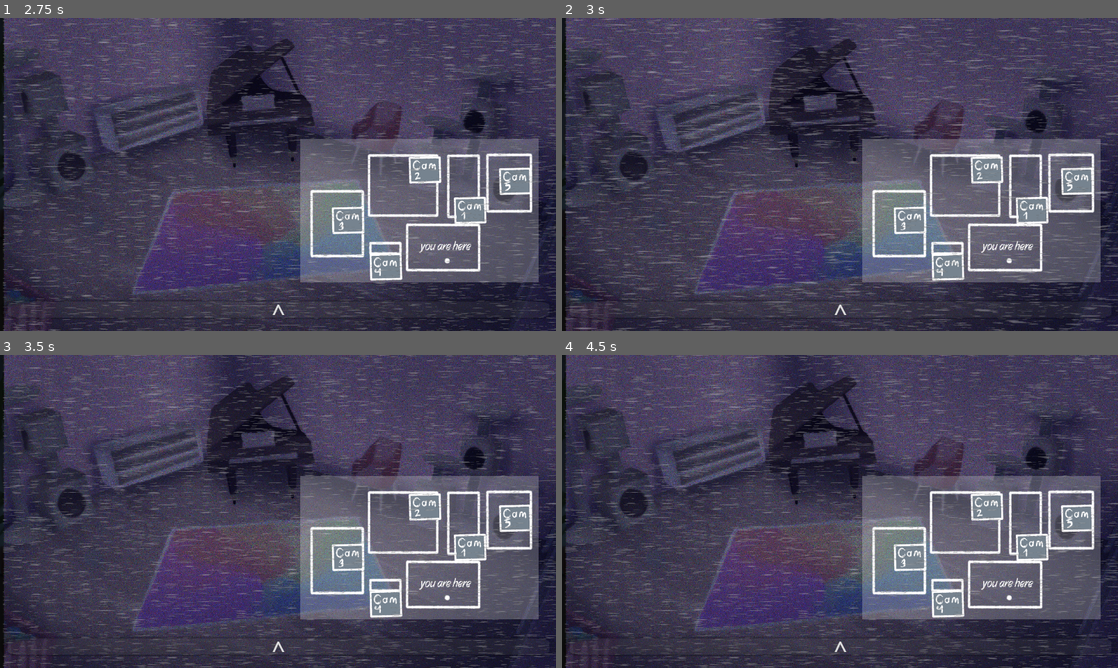
Above: before the commit, frames 1-4 (two rows, left to right).
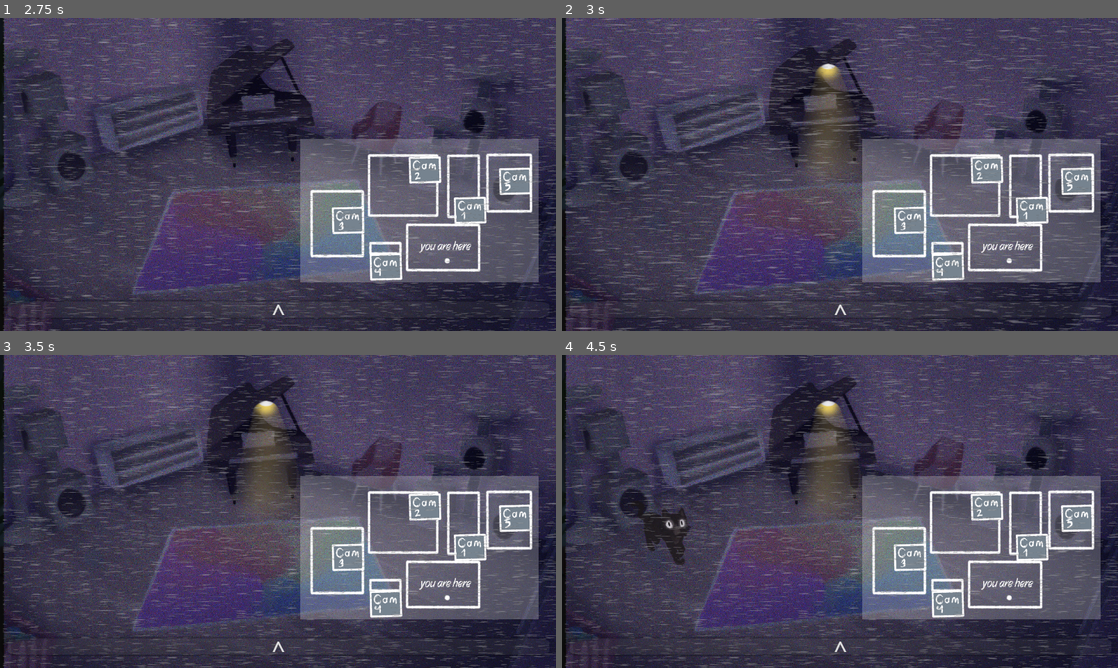
Above: after the commit, the same moments.

Repository: GrayAndWise/MeowsacreGame
Game: Godot game, scene res://office.tscn
The game is run twice, just before and just after one commit, with the same random seed, the same clock (stepped at 60 frames per second) and the same inputs. This scene is started directly instead of the project's main scene.
Inputs (mouse positions are in pixels of both pictures, inside the frame that each line leads up to):
- Up to frame 1 (2.75 s): tap Enter at 0.5 s; move the mouse to (278, 312) at 0.52 s; press the mouse at (278, 312) at 0.53 s; move the mouse to (166, 190) at 1.27 s; release the mouse at (166, 190) at 1.28 s; click (166, 190) at 1.35 s; move the mouse to (333, 105) at 2.02 s; press the mouse at (333, 105) at 2.03 s
- Up to frame 2 (3 s): move the mouse to (812, 237) at 2.77 s; release the mouse at (812, 237) at 2.78 s; click (812, 237) at 2.85 s
- Up to frame 3 (3.5 s): no input
- Up to frame 4 (4.5 s): move the mouse to (1006, 558) at 3.52 s; press the mouse at (1006, 558) at 3.53 s; move the mouse to (673, 464) at 4.27 s; release the mouse at (673, 464) at 4.28 s; click (673, 464) at 4.35 s

Frame 1 is identical in both runs. In frame 2, 2.1% of the frame differs, in the area x 44-53%, y 14-50%; in frame 3, 2.1%; in frame 4, 2.9%, in the area x 13-53%, y 14-68%.

Commit message:
Light update
The lights work and now George can be spotted

Diff:
--- a/office.tscn
+++ b/office.tscn
@@ -656,9 +656,10 @@
 stream = ExtResource("55_f2u8t")
 
 [node name="doorAppear" type="AnimatedSprite2D" parent="George" unique_id=1034035781]
-position = Vector2(608.00006, 251)
-scale = Vector2(0.7872033, 0.81)
+position = Vector2(608.00006, 251.8557)
+scale = Vector2(0.7872033, 0.80792195)
 sprite_frames = SubResource("SpriteFrames_b6li7")
+frame = 1
 
 [node name="TBA2" type="AnimatedSprite2D" parent="." unique_id=80077738]
 visible = false
--- a/scripts/georgeLogic.gd
+++ b/scripts/georgeLogic.gd
@@ -65,6 +65,8 @@
 	$"../lightButton".gui_input.connect(_on_light_button_input)
 	lightSprite.visible = false
 
+
+
 var jumpscaring: bool = false
 
 func _on_light_button_input(event: InputEvent) -> void:
@@ -82,25 +84,35 @@
 
 	if doorOpen:
 		print("Užblokuota! Durys uždarytos. Kačiukas bėga atgal į pradžią.")
-
 		var startFrames = [1, 2, 3]
 		var randomFrame = startFrames[randi() % startFrames.size()]
-		$".".frame = randomFrame
 		pathIndex = randomFrame - 1
 		currentRoom = Room.CAM2
 
-		updateVisibility(get_node("../camera").currentCam)
+		if lightOn:
+			$".".frame = 0
+			lightSprite.frame = 1
+		else:
+			$".".frame = randomFrame
+			updateVisibility(get_node("../camera").currentCam)
 		return
+
 
 	await get_tree().create_timer(randf_range(0.7, 1.5)).timeout
 	if doorOpen:
 		print("Spėjai uždaryti! Kačiukas bėga atgal.")
 		var startFrames = [1, 2, 3]
 		var randomFrame = startFrames[randi() % startFrames.size()]
-		$".".frame = randomFrame
 		pathIndex = randomFrame - 1
 		currentRoom = Room.CAM2
 		updateVisibility(get_node("../camera").currentCam)
+
+		if lightOn:
+			$".".frame = 0
+			lightSprite.frame = 1
+		else:
+			$".".frame = randomFrame
+			updateVisibility(get_node("../camera").currentCam)
 		return
 
 	jumpscaring = true
@@ -120,6 +132,8 @@
 	get_tree().change_scene_to_file("res://gameOver_screen.tscn")
 
 func updateVisibility(currentCam: int) -> void:
+	if lightOn:
+		return
 	if jumpscaring:
 		$".".visible = true
 		return
@@ -137,13 +151,19 @@
 	lightOn = !lightOn
 
 	if lightOn:
+		$".".visible = true
 		lightSprite.visible = true
+
 		if currentRoom == Room.OFFICE_DOOR:
 			lightSprite.frame = 0
+			$".".frame = path[pathIndex]
 		else:
 			lightSprite.frame = 1 # Rodo šviesą be akių
+			$".".frame = 0
 	else:
 		lightSprite.visible = false
+		$".".frame = path[pathIndex]
+		updateVisibility(get_node("../camera").currentCam)
 
 func force_toggle_door() -> void:
 	if doorOpen:
Not shown: 1 places in office.tscn that only renumber resources
